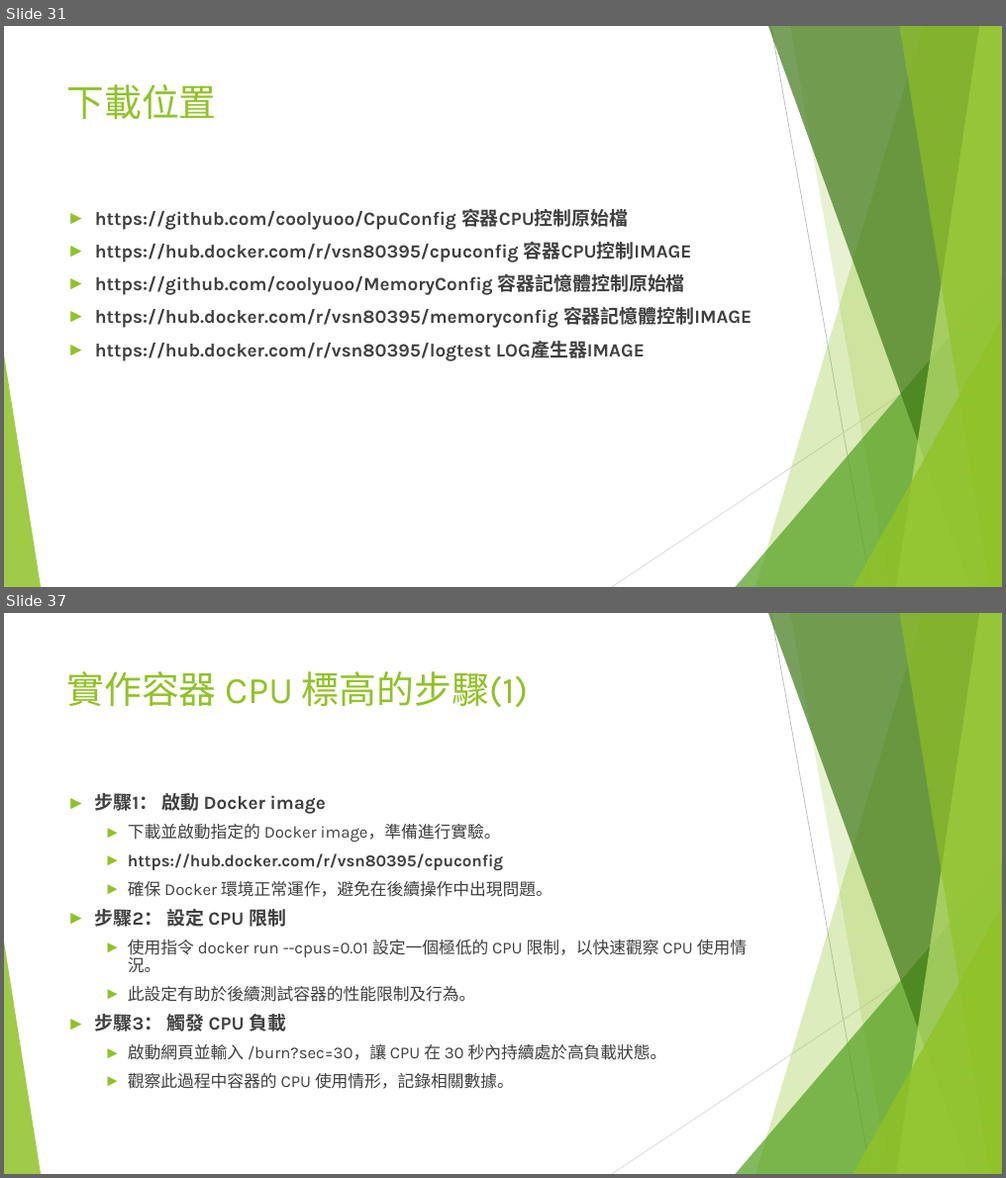
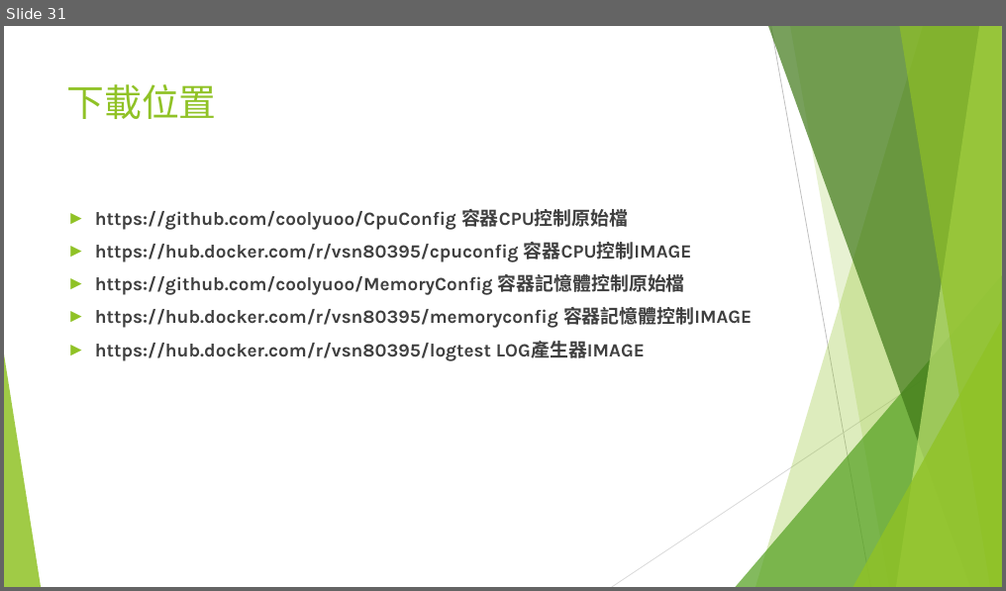
Before and after one commit to coolyuoo/Docker.Class4, a slide deck: 單元4.容器資源配置.pptx. Shown one above the other, each under a label of ours: slides 31 and 37 before the commit, slide 31 after it; the slides between them are not shown. The pictures are 1006x1178 and 1006x591 pixels, drawn with LibreOffice and Linux fonts; fonts in the diff are those of the drawing. Boxes give left, top, right and bottom in pixels: in the first picture for what was removed or moved away, otherwise in the second. Text is boxed around its words. In the diff, an @@ line names an element or a change of style, - is before the commit and + after.

```diff
--- a/單元4.容器資源配置.pptx
+++ b/單元4.容器資源配置.pptx
@@ slide 37 removed at (4,613,1002,1174), background #FFFFFF; not listed: 10 template elements that a slide beside it also shows @@
@@ title removed at (67,671,528,707) @@
-實作容器 CPU 標高的步驟(1)
@@ text removed at (95,793,746,1089) @@
-► 步驟1： 啟動 Docker image
-  ► 下載並啟動指定的 Docker image，準備進行實驗。
-  ► https://hub.docker.com/r/vsn80395/cpuconfig
-  ► 確保 Docker 環境正常運作，避免在後續操作中出現問題。
-► 步驟2： 設定 CPU 限制
-  ► 使用指令 docker run --cpus=0.01 設定一個極低的 CPU 限制，以快速觀察 CPU 使用情況。
-  ► 此設定有助於後續測試容器的性能限制及行為。
-► 步驟3： 觸發 CPU 負載
-  ► 啟動網頁並輸入 /burn?sec=30，讓 CPU 在 30 秒內持續處於高負載狀態。
-  ► 觀察此過程中容器的 CPU 使用情形，記錄相關數據。
```
Also in this commit, not shown: 1 slide changed, 35 other slides removed, 1 other file.
